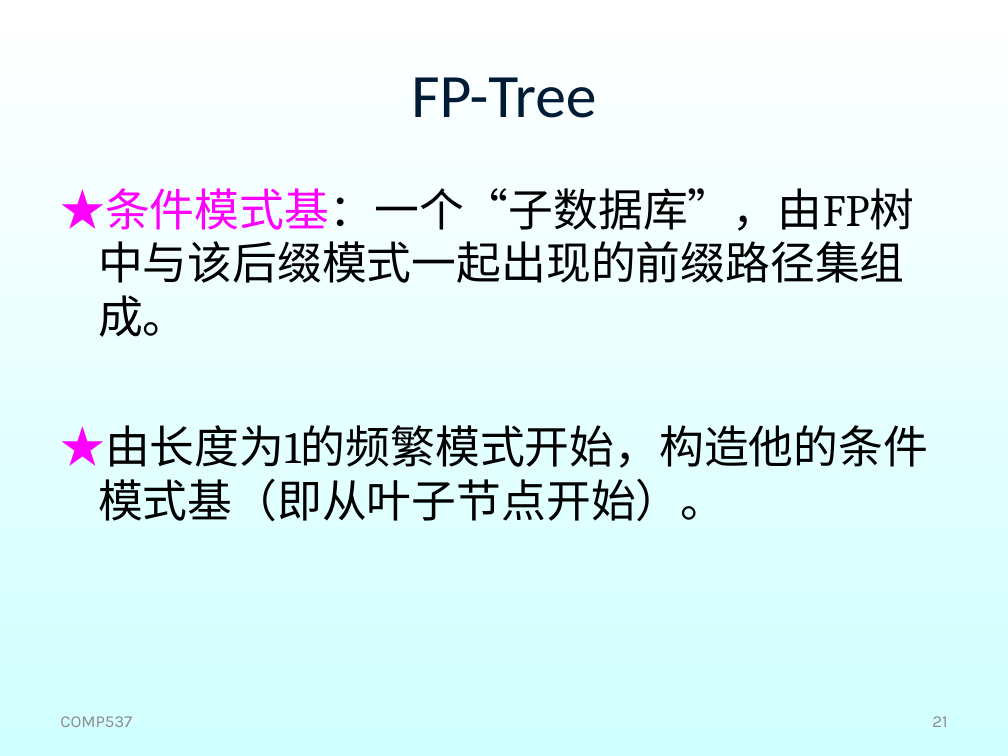
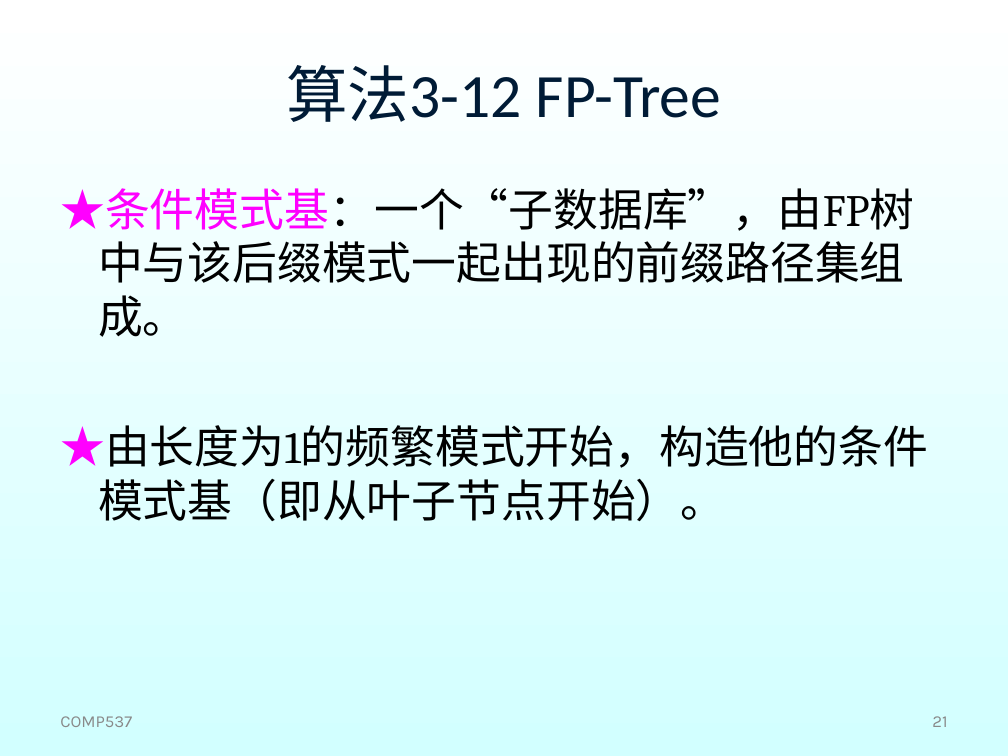
Before and after one commit to shfkuang/shfkuang.github.io, a slide deck: slide 21 of dm/ch3.3.ppt. Drawn at 1008x756 pixels with LibreOffice and Linux fonts; fonts in the diff are those of the drawing; background and template pictures are left out. Boxes give left, top, right and bottom in pixels: in the first picture for what was removed or moved away, otherwise in the second. Text is boxed around its words. In the diff, an @@ line names an element or a change of style, - is before the commit and + after.

```diff
--- a/dm/ch3.3.ppt
+++ b/dm/ch3.3.ppt
@@ title at [286,65,721,122]: text changed @@
-FP-Tree
+算法3-12 FP-Tree
```
Also in this commit, not shown: 2 other slides changed, 1 other file.
